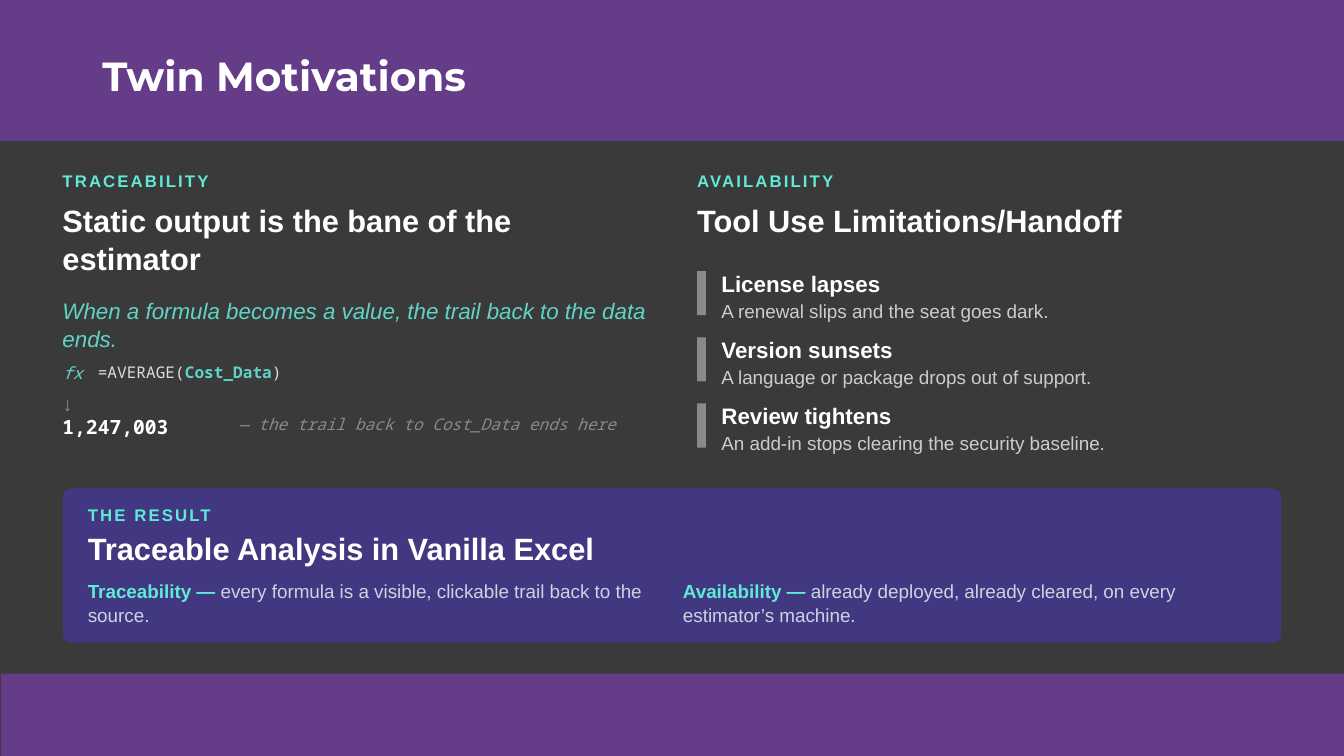
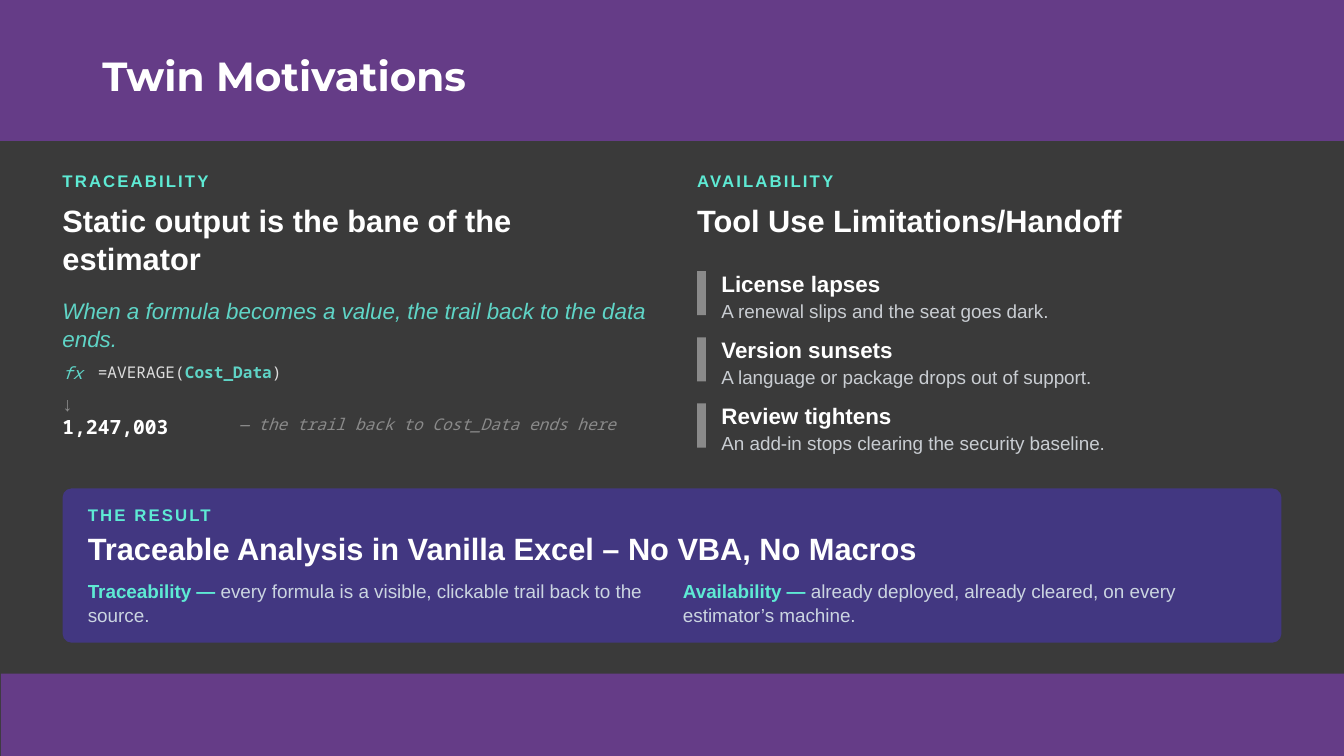
Before and after one commit to colodnerdata/Statistical_Analysis_Lambda_Catalog, a slide deck: slide 2 of Presentations/Excel is Turing Complete CECOP Colodner.pptx. Drawn at 1344x756 pixels with LibreOffice and Linux fonts; fonts in the diff are those of the drawing. Boxes give left, top, right and bottom in pixels: in the first picture for what was removed or moved away, otherwise in the second. Text is boxed around its words. In the diff, an @@ line names an element or a change of style, - is before the commit and + after.

```diff
--- a/Presentations/Excel is Turing Complete CECOP Colodner.pptx
+++ b/Presentations/Excel is Turing Complete CECOP Colodner.pptx
@@ text at (88,537,917,566): text changed @@
-Traceable Analysis in Vanilla Excel
+Traceable Analysis in Vanilla Excel – No VBA, No Macros
```
Also in this commit, not shown: 12 other slides changed, 1 slide added, 1 slide removed, 2 other files.
